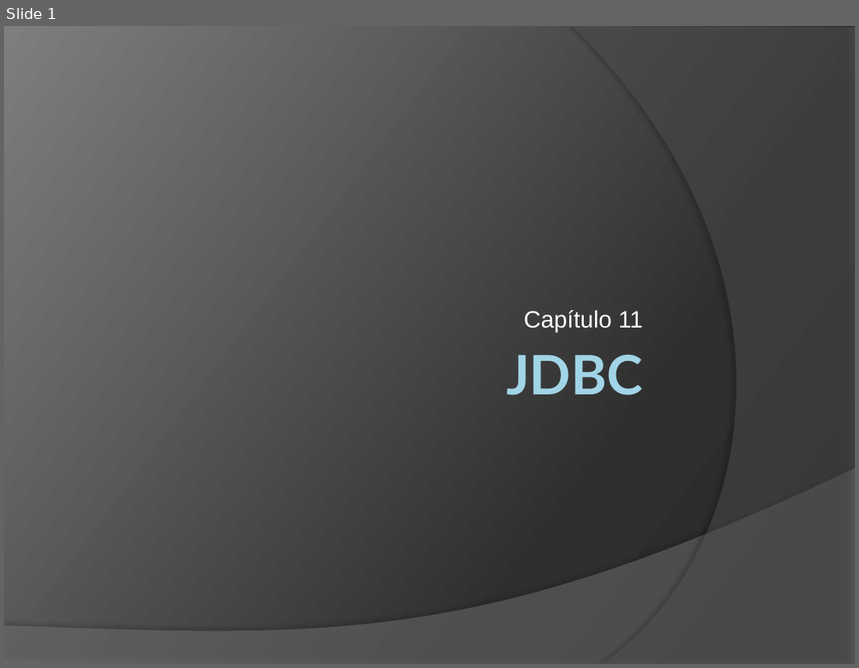
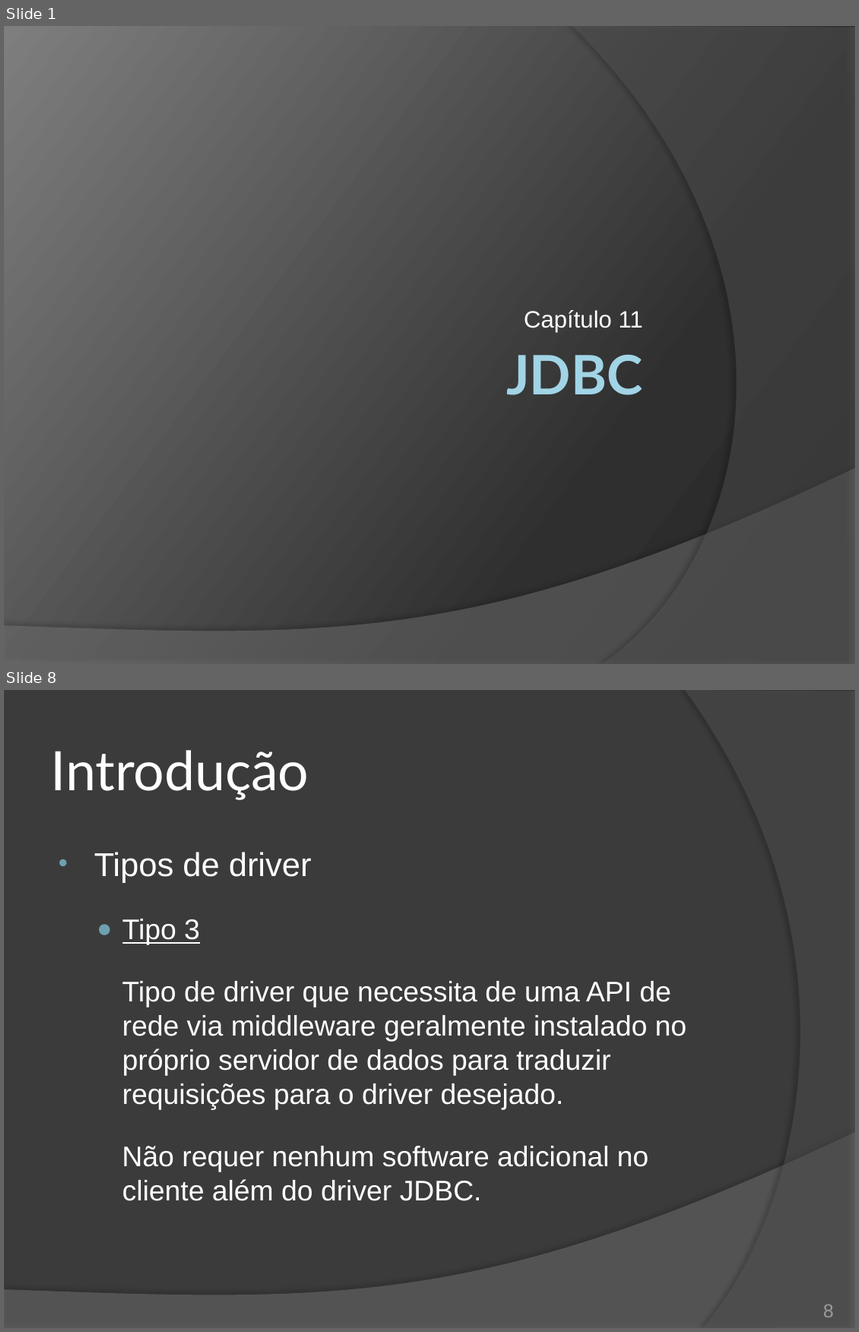
Before and after one commit to duchesqui/slzvieira-training, a slide deck: 2-Java-Programmer-Modulo-II/19.Capitulo11.pptx. Shown one above the other, each under a label of ours: slide 1 before the commit, slides 1 and 8 after it; the slides between them are not shown. The pictures are 859x668 and 859x1332 pixels, drawn with LibreOffice and Linux fonts; fonts in the diff are those of the drawing. Boxes give left, top, right and bottom in pixels: in the first picture for what was removed or moved away, otherwise in the second. Text is boxed around its words. In the diff, an @@ line names an element or a change of style, - is before the commit and + after.

Commit message:
Início da apresentação de JDBC. Inclusão dos drivers Oracle, My Sql e SQL Server.

```diff
--- a/2-Java-Programmer-Modulo-II/19.Capitulo11.pptx
+++ b/2-Java-Programmer-Modulo-II/19.Capitulo11.pptx
@@ slide 8 added at (4, 690, 855, 1328), background #3B3B3B; not listed: 1 template element that a slide beside it also shows @@
@@ freeform shape added at (685, 690, 855, 1328), fill #5E5E5E at 40% opacity @@
@@ title added at (51, 750, 310, 800), 46 pt, text #FFFFFF @@
+Introdução
@@ text added at (94, 852, 687, 1201), 24 pt, text #FFFFFF @@
+• Tipos de driver
+  ● Tipo 3
+  Tipo de driver que necessita de uma API de rede via middleware geralmente instalado no próprio servidor de dados para traduzir requisições para o driver desejado.
+  Não requer nenhum software adicional no cliente além do driver JDBC.
@@ page number added at (823, 1305, 834, 1318), 16 pt, text #9D9B9A @@
+8
```
Also in this commit, not shown: 18 other slides added, 8 slides removed, 7 other files.
